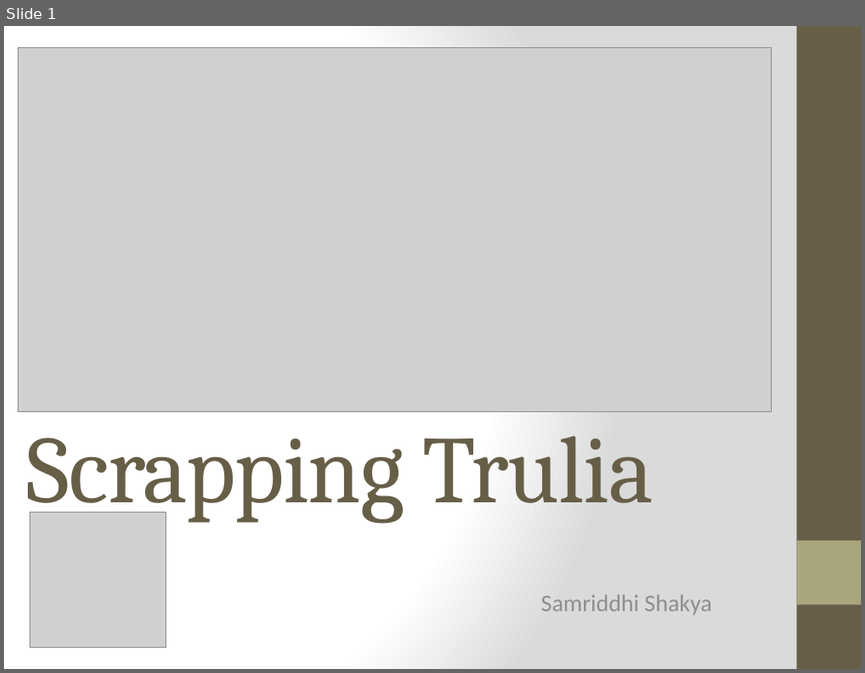
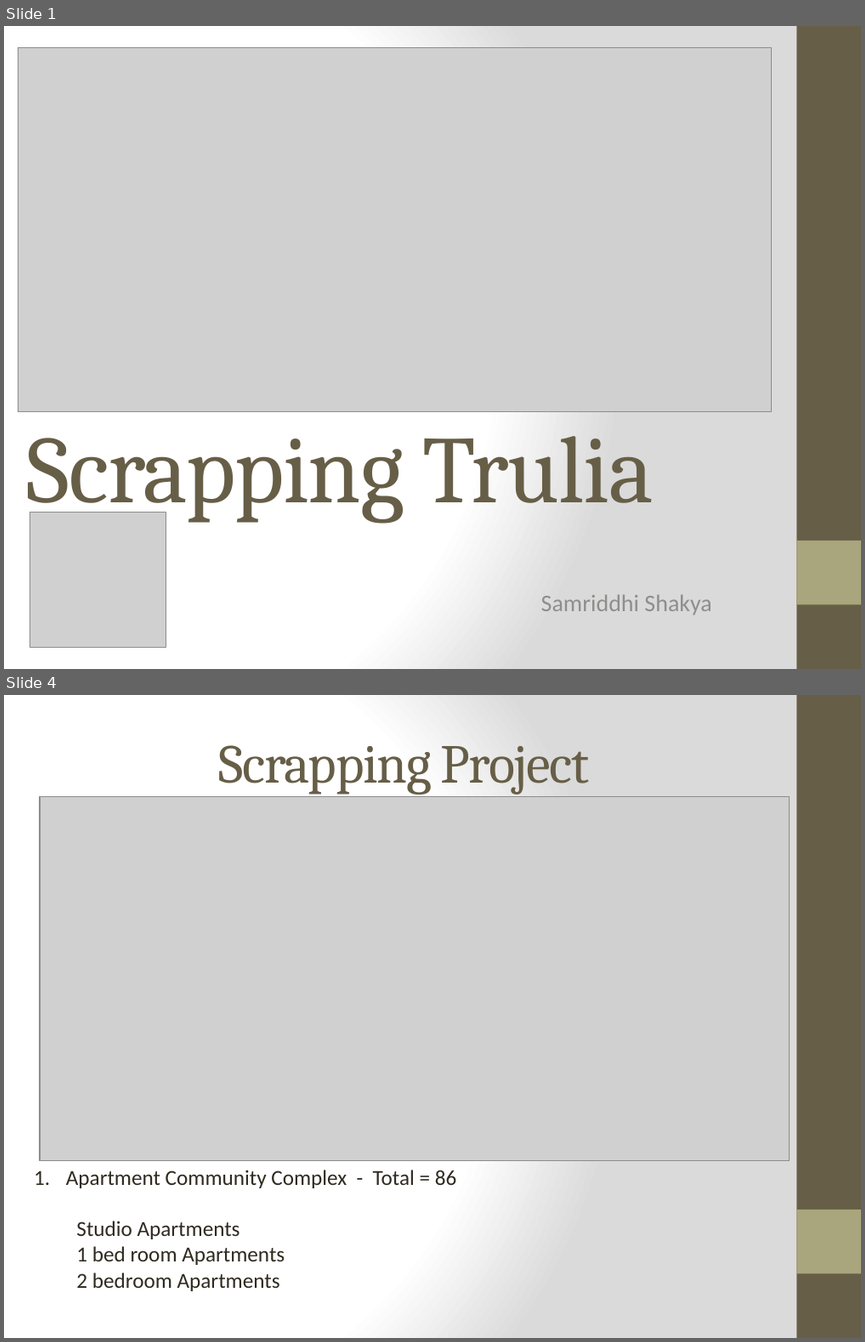
Before and after one commit to nycdatasci/bootcamp006_project, a slide deck: Project3-WebScraping/Samriddhi_Trulia/Trulia Scrapping.pptx. Shown one above the other, each under a label of ours: slide 1 before the commit, slides 1 and 4 after it; the slides between them are not shown. The pictures are 865x673 and 865x1342 pixels, drawn with LibreOffice and Linux fonts; fonts in the diff are those of the drawing; grey boxes stand for pictures. Boxes give left, top, right and bottom in pixels: in the first picture for what was removed or moved away, otherwise in the second. Text is boxed around its words. In the diff, an @@ line names an element or a change of style, - is before the commit and + after.

```diff
--- a/Project3-WebScraping/Samriddhi_Trulia/Trulia Scrapping.pptx
+++ b/Project3-WebScraping/Samriddhi_Trulia/Trulia Scrapping.pptx
@@ slide 4 added at [4, 695, 861, 1338], background gradient #FFFFFF to #DADADA; not listed: 2 template elements that a slide beside it also shows @@
@@ title added at [219, 745, 589, 794], 46 pt, text #675E47 @@
+Scrapping Project
@@ picture added at [40, 796, 789, 1160] @@
@@ text added at [66, 1169, 457, 1291], 18 pt, text #2F2B20 @@
+1. Apartment Community Complex - Total = 86
+  Studio Apartments
+  1 bed room Apartments
+  2 bedroom Apartments
```
Also in this commit, not shown: 4 slides changed, 3 other slides added, 5 slides removed, 5 other files.
